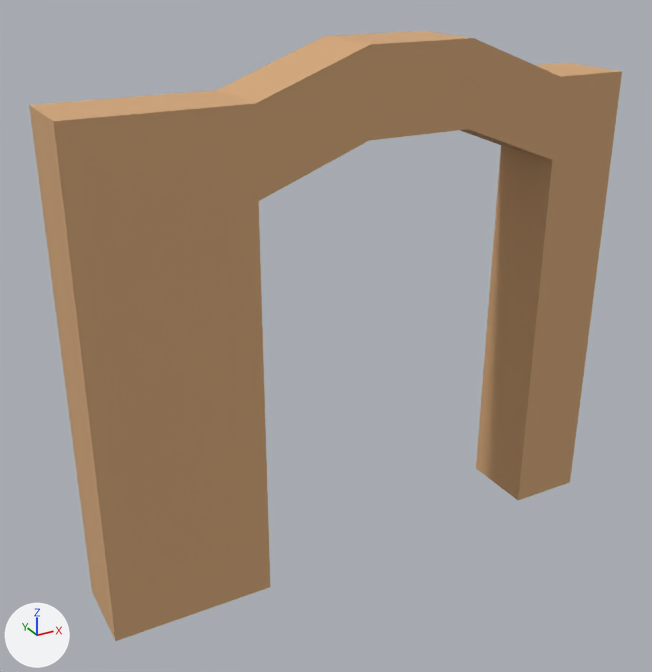
The Blender file assets/models/districts/sebastian/arch_sebastian.blend: old version first, new version second.
The view is the same before and after, from a 50 mm camera at (-5.82, -9.41, 7.5) aimed at (-0.88, -0.42, 3.0). Lighting does not change. The marker at lower left points along +X, +Y and +Z. The picture after the commit comes second.

Before the edit, the objects in view are built like this:
```python
me_plane = bpy.data.meshes.new('Plane')
me_plane.from_pydata(...)  # 32 vertices, 28 faces; spans x -4.0..3.0, y -1.0..0.0, z 0.0..6.5
me_plane.materials.append(mat_brick)  # beige #d2a679
# before: 6 (-4.0, -1.0, 0.0) at pixel (115, 641), 7 (-4.0, 0.0, 0.0) at pixel (92, 591), 10 (-4.0, 0.0, 5.0) at pixel (41, 203), 11 (-4.0, -1.0, 5.0) at pixel (66, 228), 16 (-4.0, 0.0, 6.0) at pixel (29, 104)
# before: 19 (-4.0, -1.0, 6.0) at pixel (53, 121)
ob_plane = bpy.data.objects.new('Plane', me_plane)
ob_plane.location = (0.0, 0.0, 0.0)
```
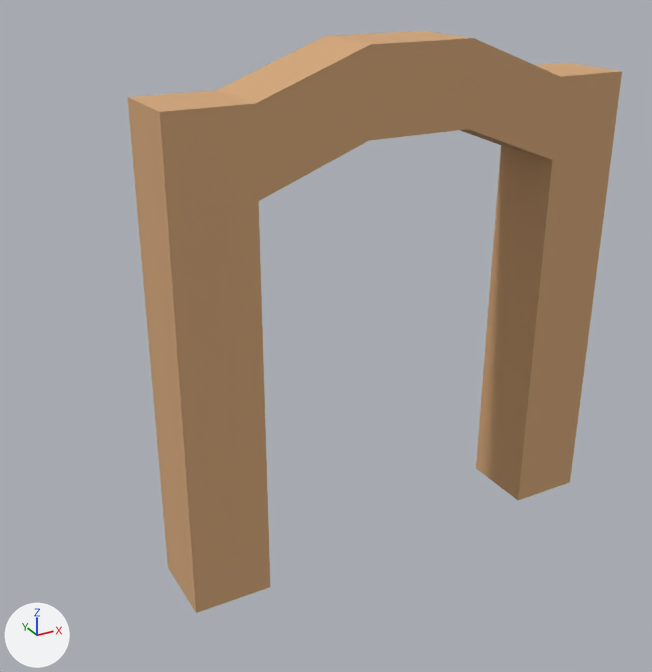
Where the change shows, as pixel boxes (x1, y1, x2, y2) in the pictures (652 x 672 px; the box of a moved part takes in the faces that stretch with it):
'Plane', reshaped (17% narrower)
    before: (29, 31, 622, 641)
    after: (128, 31, 622, 613)
part 1 of me_plane, moved or reshaped
    before: (29, 90, 270, 641)
    after: (128, 90, 270, 613)

The change in detail:
me_plane is used by ob_plane; location (0.0, 0.0, 0.0).
me_plane had 32 vertices, 28 faces and spanned x -4.0..3.0, y -1.0..0.0, z 0.0..6.5.
me_plane now has 32 vertices, 28 faces and spans x -3.0..3.0, y -1.0..0.0, z 0.0..6.5.
Part 1, on me_plane:
Vertices 6, 7, 10, 11, 16, 19 of me_plane move by (1.0, 0.0, 0.0).
